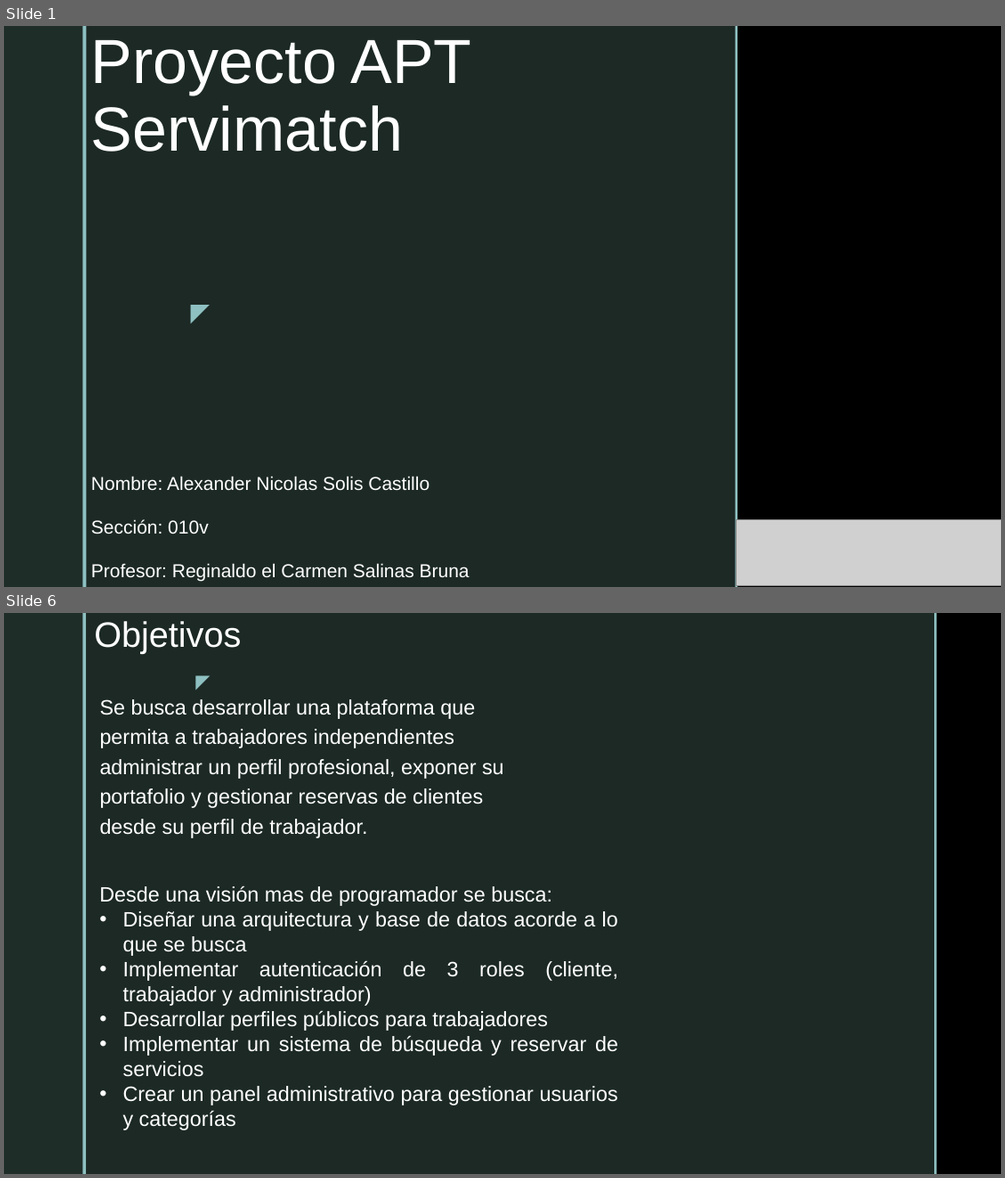
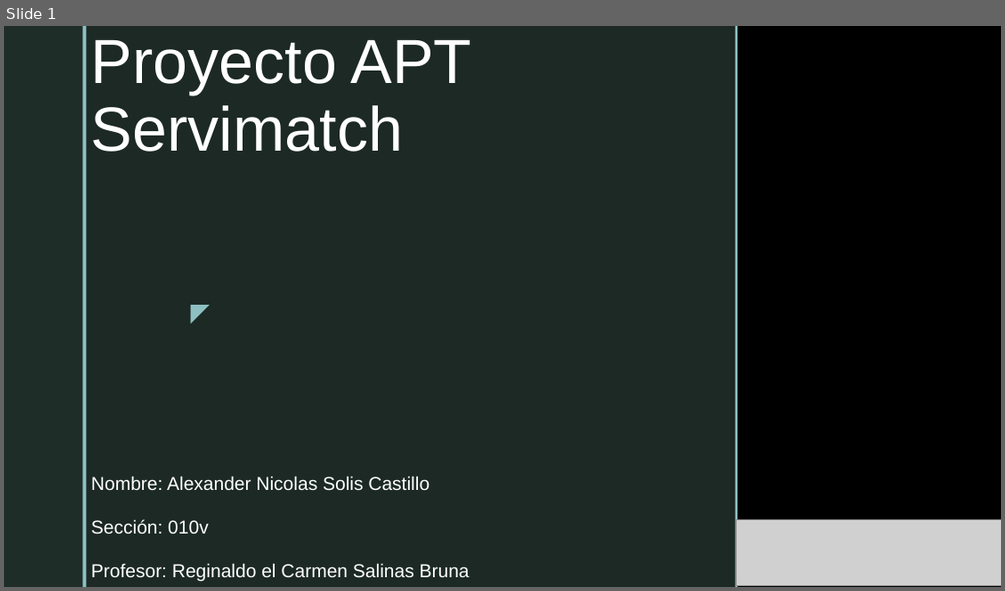
Before and after one commit to AleSolis-Duoc/ProyectoAPT_AS2026, a slide deck: fase2/Proyecto APT2.pptx. Shown one above the other, each under a label of ours: slides 1 and 6 before the commit, slide 1 after it; the slides between them are not shown. The pictures are 1005x1178 and 1005x591 pixels, drawn with LibreOffice and Linux fonts; fonts in the diff are those of the drawing; grey boxes stand for pictures; background and template pictures are left out. Boxes give left, top, right and bottom in pixels: in the first picture for what was removed or moved away, otherwise in the second. Text is boxed around its words. In the diff, an @@ line names an element or a change of style, - is before the commit and + after.

```diff
--- a/fase2/Proyecto APT2.pptx
+++ b/fase2/Proyecto APT2.pptx
@@ slide 6 removed at [4, 613, 1001, 1174], background picture (left out); not listed: 2 template elements that a slide beside it also shows @@
@@ rectangle removed at [86, 613, 934, 1174] @@
@@ title removed at [94, 621, 241, 654] @@
-Objetivos
@@ rectangle removed at [934, 613, 937, 1174] @@
@@ text removed at [184, 666, 217, 695] @@
-◤
@@ text removed at [100, 699, 504, 838] @@
-Se busca desarrollar una plataforma que permita a trabajadores independientes administrar un perfil profesional, exponer su portafolio y gestionar reservas de clientes desde su perfil de trabajador.
@@ text removed at [99, 885, 618, 1130] @@
-Desde una visión mas de programador se busca:
-• Diseñar una arquitectura y base de datos acorde a lo que se busca
-• Implementar autenticación de 3 roles (cliente, trabajador y administrador)
-• Desarrollar perfiles públicos para trabajadores
-• Implementar un sistema de búsqueda y reservar de servicios
-• Crear un panel administrativo para gestionar usuarios y categorías
```
Also in this commit, not shown: 10 slides added, 10 other slides removed, 17 other files.
